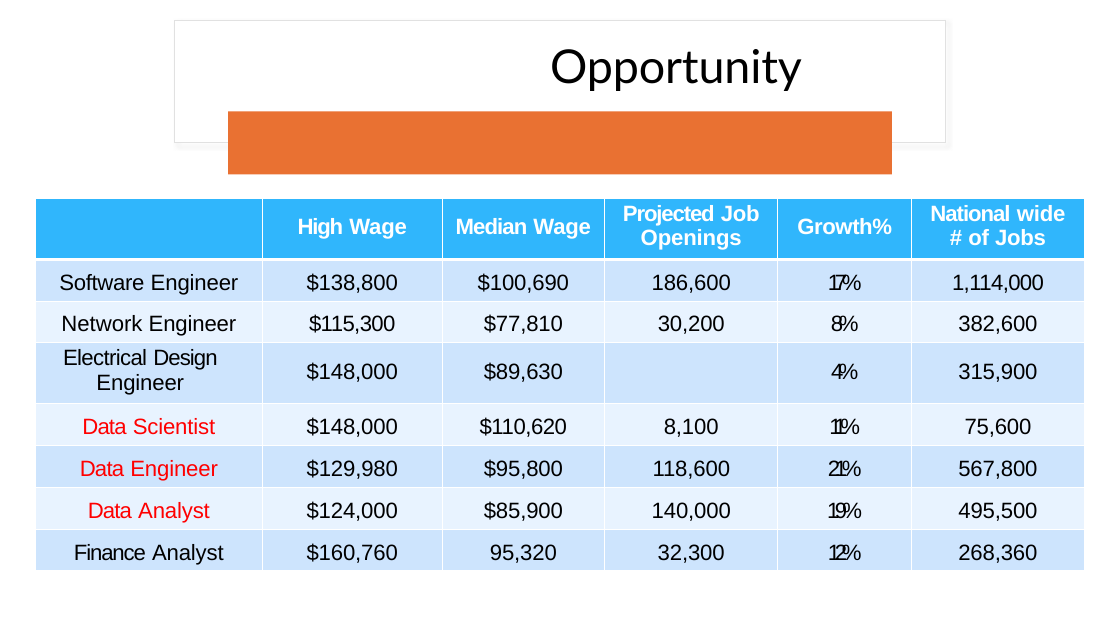
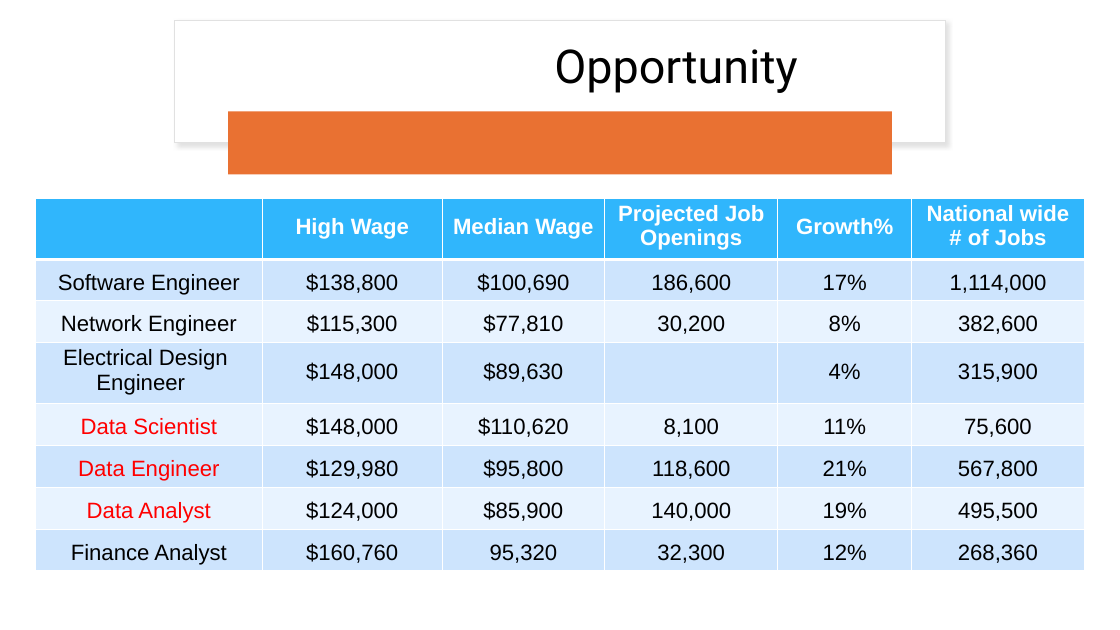
Before and after one commit to zhangyu027/UCI_Hadoop_Apache_Airflow, a slide deck: slide 4 of 02_Slides/M1_Hadoop.pptx. Drawn at 1120x630 pixels with LibreOffice and Linux fonts; fonts in the diff are those of the drawing. Boxes give left, top, right and bottom in pixels: in the first picture for what was removed or moved away, otherwise in the second. Text is boxed around its words. In the diff, an @@ line names an element or a change of style, - is before the commit and + after.

```diff
--- a/02_Slides/M1_Hadoop.pptx
+++ b/02_Slides/M1_Hadoop.pptx
@@ title "Opportunity" at (554, 49, 797, 93): font Lato to Roboto, letter spacing -0.1 to 0 pt @@
@@ table at (35, 198, 1085, 569) @@
@@ letter spacing -1 to 0 pt in "High", "#" @@
@@ letter spacing -0.2 to 0 pt in "Wage", "Wage", "Job", "wide" and 2 more places @@
@@ letter spacing -0.8 to 0 pt in "Median", "National", "Design" @@
@@ letter spacing -0.9 to 0 pt in "Projected", "Finance" @@
@@ letter spacing -0.1 to 0 pt in "Openings", "Engineer", "$138,800", "$100,690" and 28 more places @@
@@ letter spacing -0.3 to 0 pt in "Growth%", "of" @@
@@ letter spacing -4.5 to 0 pt in "17%", "21%", "12%" @@
@@ letter spacing -0.5 to 0 pt in "1,114,000", "$115,300" @@
@@ letter spacing -3.8 to 0 pt in "8%" @@
@@ letter spacing -0.6 to 0 pt in "Electrical" @@
@@ letter spacing -4.1 to 0 pt in "4%" @@
@@ letter spacing -0.7 to 0 pt in "Data", "Data", "Data" @@
@@ letter spacing -0.4 to 0 pt in "$110,620" @@
@@ letter spacing -5.2 to 0 pt in "11%" @@
@@ letter spacing -4 to 0 pt in "19%" @@
@@ less space between paragraphs @@
```
Also in this commit, not shown: 58 other slides changed, 9 other files.
